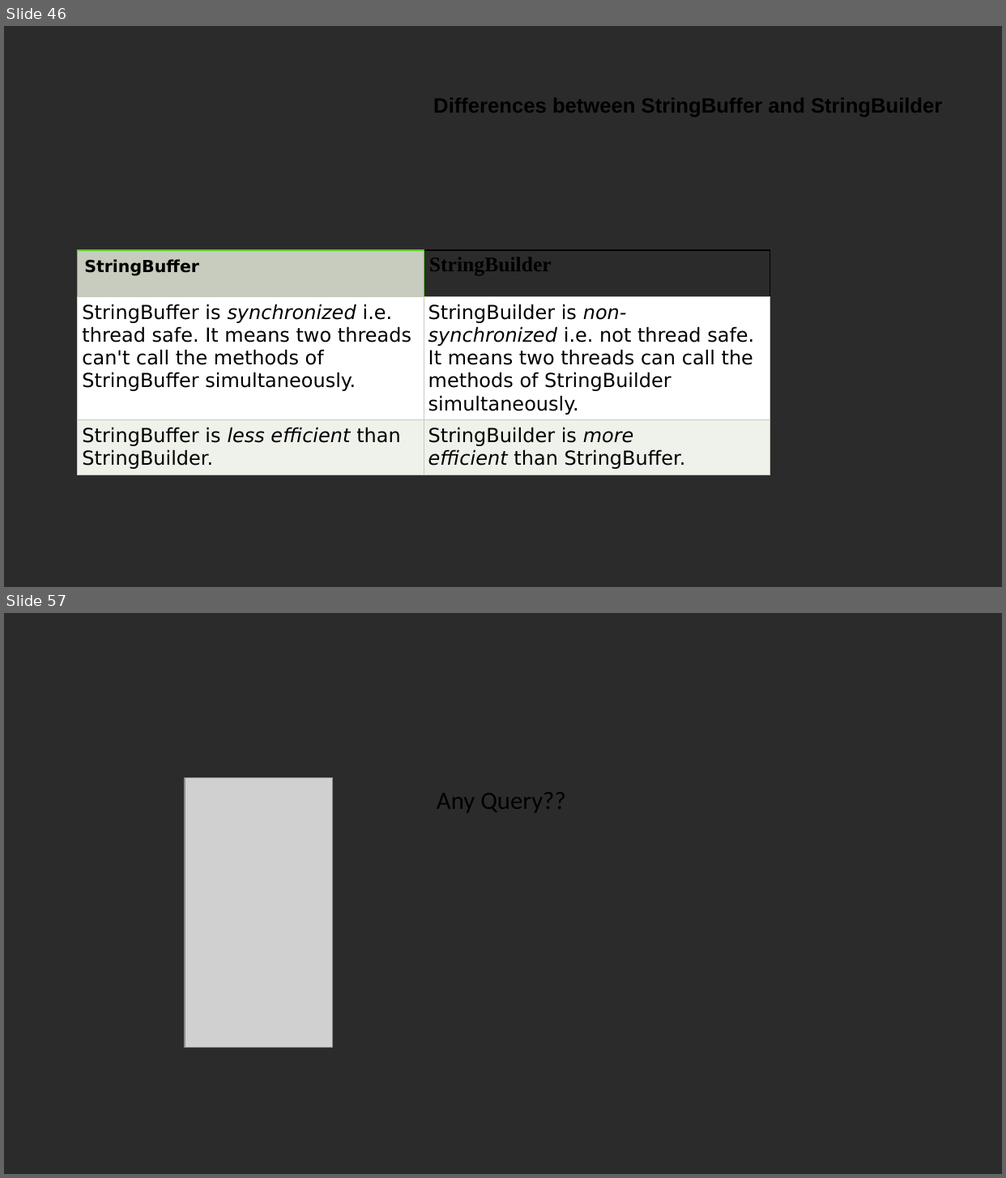
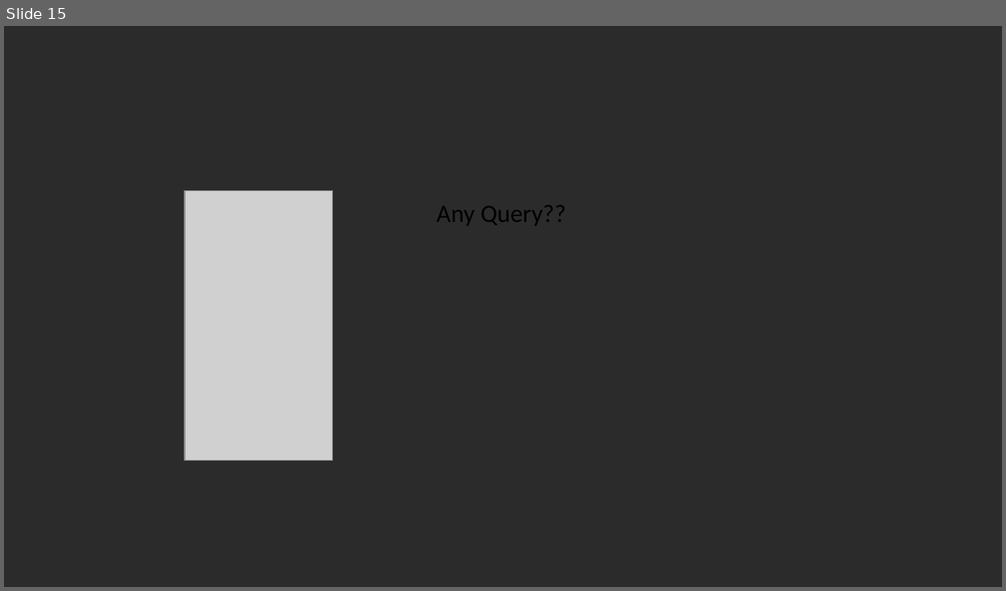
Before and after one commit to vishalamc/CAP615, a slide deck: CAP615-working with arrays and strings.pptx. Shown one above the other, each under a label of ours: slides 46 and 57 before the commit, slide 15 after it; the slides between them are not shown. The pictures are 1006x1178 and 1006x591 pixels, drawn with LibreOffice and Linux fonts; fonts in the diff are those of the drawing; grey boxes stand for pictures; background and template pictures are left out; a plain dark background stands for a picture behind light text. Boxes give left, top, right and bottom in pixels: in the first picture for what was removed or moved away, otherwise in the second. Text is boxed around its words. In the diff, an @@ line names an element or a change of style, - is before the commit and + after.

```diff
--- a/CAP615-working with arrays and strings.pptx
+++ b/CAP615-working with arrays and strings.pptx
@@ slide 46 removed at bbox=[4, 26, 1002, 587], background picture (left out) @@
@@ text removed at bbox=[433, 98, 942, 117] @@
-Differences between StringBuffer and StringBuilder
@@ table removed at bbox=[78, 250, 770, 479], 3 rows, 2 columns @@
-StringBuffer | StringBuilder
-StringBuffer is synchronized i.e. thread safe. It means two threads can't call the methods of StringBuffer simultaneously. | StringBuilder is non-synchronized i.e. not thread safe. It means two threads can call the methods of StringBuilder simultaneously.
-StringBuffer is less efficient than StringBuilder. | StringBuilder is more efficient than StringBuffer.
@@ what was slide 57 is now slide 15 @@
```
Also in this commit, not shown: 13 slides added, 54 other slides removed.
